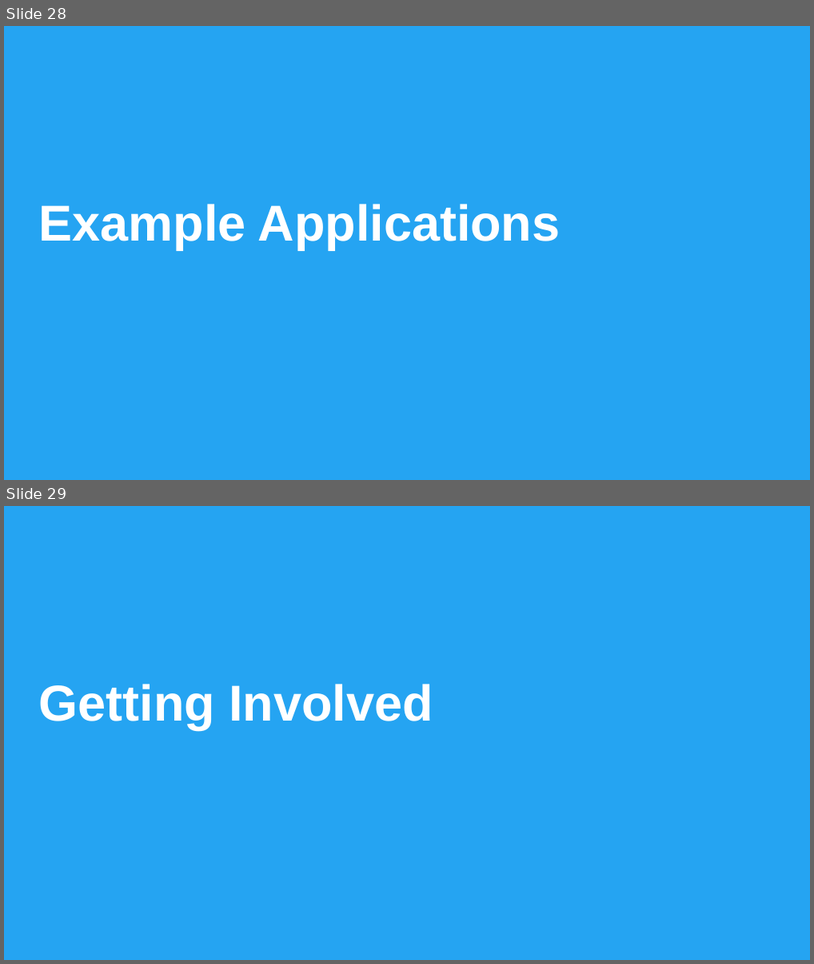
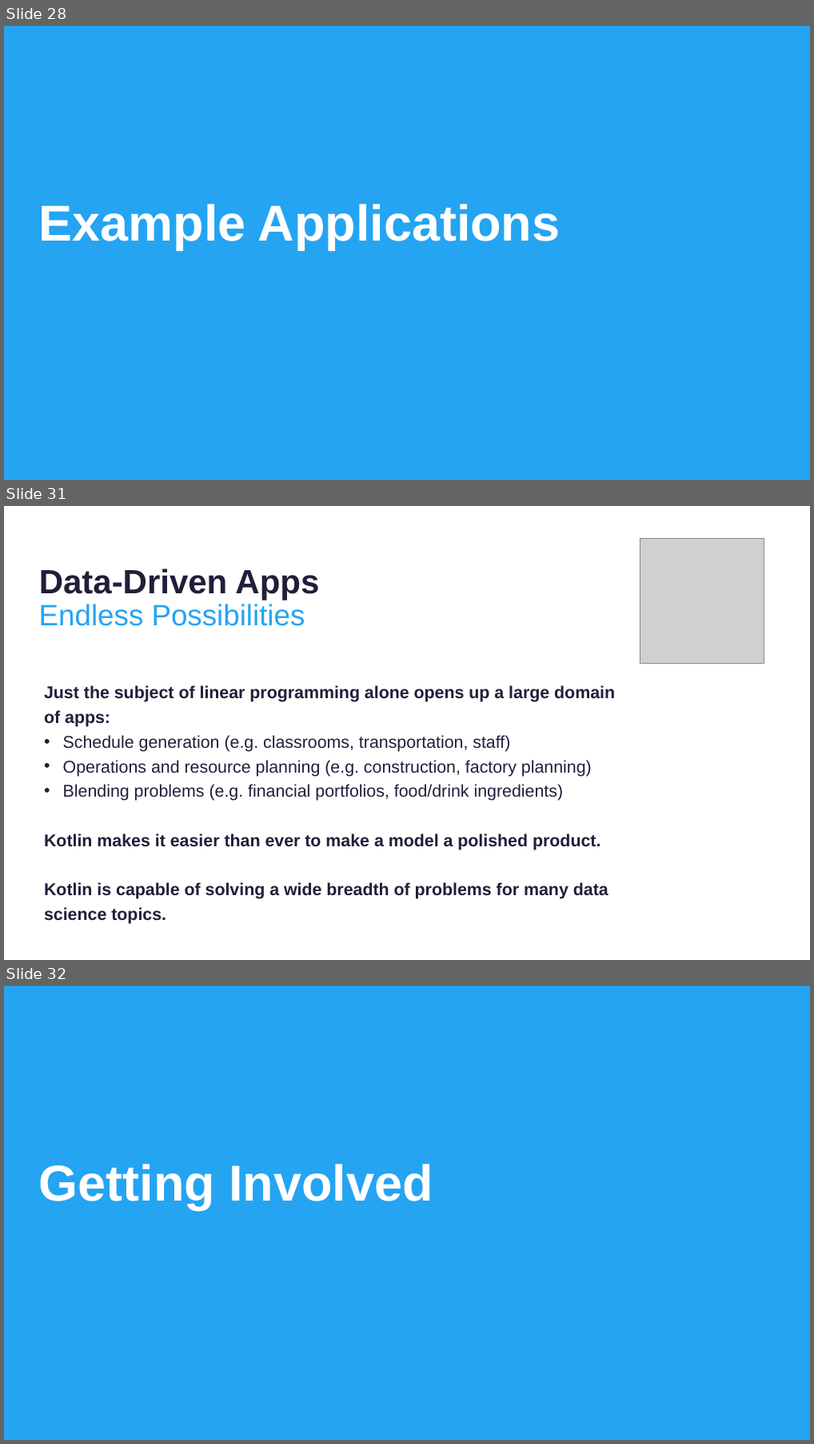
Before and after one commit to thomasnield/kotlinconf-datascience-talk, a slide deck: kotlin_for_data_science.pptx. Shown one above the other, each under a label of ours: slides 28 and 29 before the commit, slides 28, 31 and 32 after it; the slides between them are not shown. The pictures are 814x964 and 814x1444 pixels, drawn with LibreOffice and Linux fonts; fonts in the diff are those of the drawing; grey boxes stand for pictures; background and template pictures are left out. Boxes give left, top, right and bottom in pixels: in the first picture for what was removed or moved away, otherwise in the second. Text is boxed around its words. In the diff, an @@ line names an element or a change of style, - is before the commit and + after.

```diff
--- a/kotlin_for_data_science.pptx
+++ b/kotlin_for_data_science.pptx
@@ slide 31 added at (x1=4, y1=506, x2=810, y2=960), background #FFFFFF @@
@@ picture added at (x1=640, y1=538, x2=765, y2=663) @@
@@ text added at (x1=39, y1=568, x2=319, y2=600), 80 pt, text #211E3A, bold @@
+Data-Driven Apps
@@ text added at (x1=39, y1=604, x2=306, y2=626), 70 pt, text #25A4F2 @@
+Endless Possibilities
@@ text added at (x1=44, y1=685, x2=615, y2=924), 40.7 pt, text #211E3A, bold @@
+  Just the subject of linear programming alone opens up a large domain of apps:
+  • Schedule generation (e.g. classrooms, transportation, staff)
+  • Operations and resource planning (e.g. construction, factory planning)
+  • Blending problems (e.g. financial portfolios, food/drink ingredients)
+  Kotlin makes it easier than ever to make a model a polished product.
+  Kotlin is capable of solving a wide breadth of problems for many data science topics.
@@ what was slide 29 is now slide 32 @@
```
Also in this commit, not shown: 5 slides changed, 2 other slides added.
